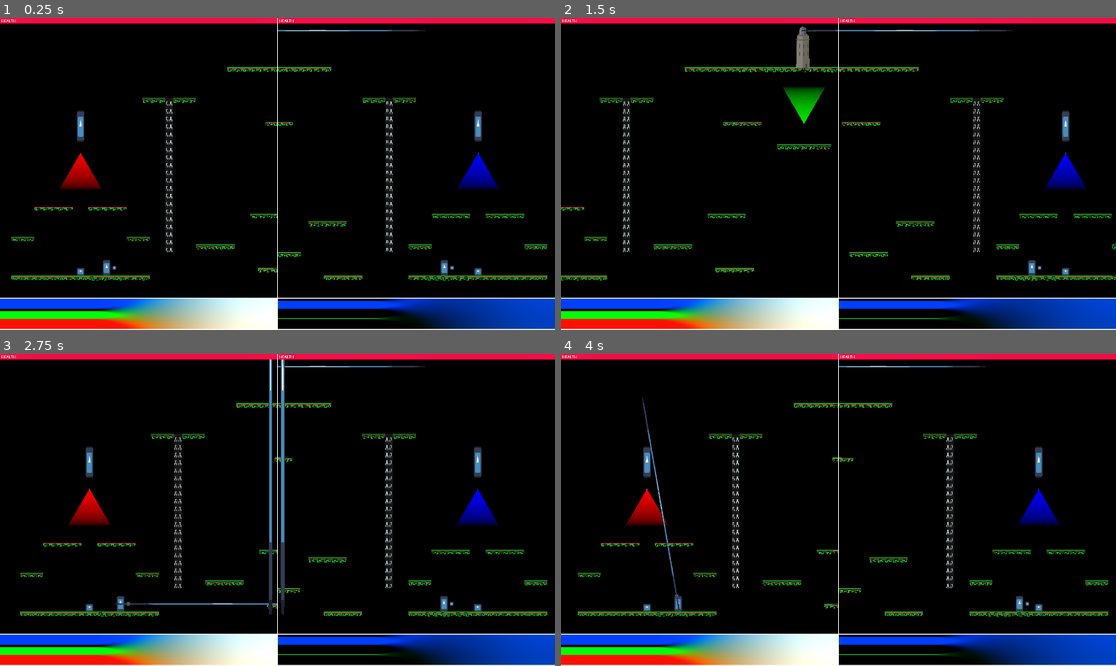
Above: before the commit, frames 1-4 (two rows, left to right).
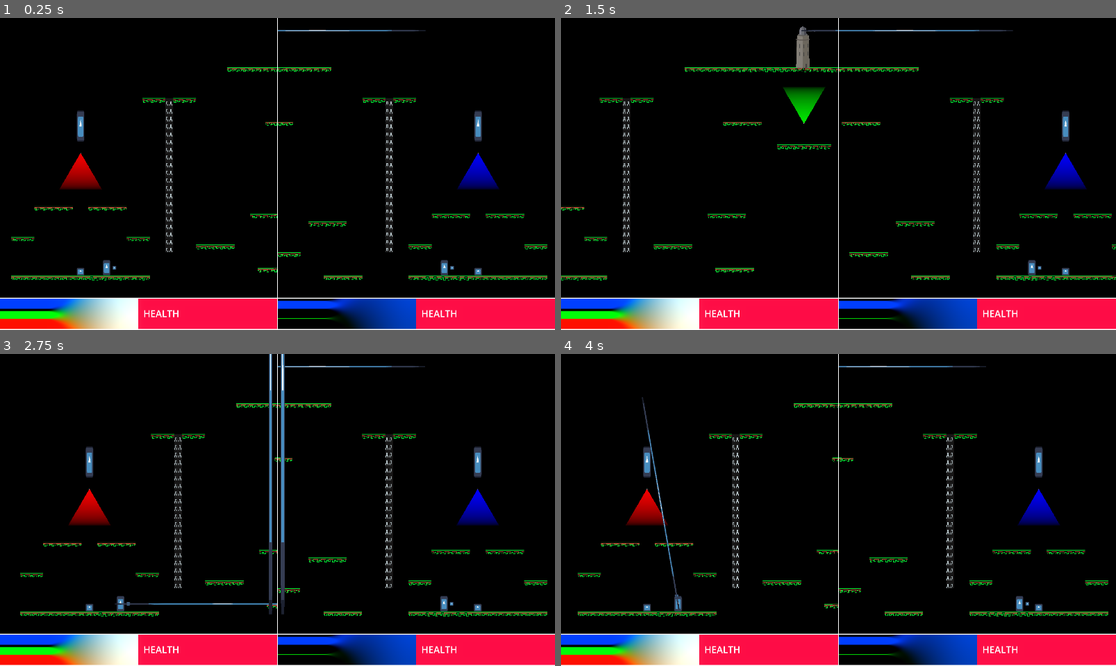
Above: after the commit, the same moments.

Repository: llhtimlam/UofT-GameJam
Game: Godot game, scene res://scenes/main.tscn
Two runs of this game, one before a commit and one after it. Both use one fixed random seed, a clock stepped at 60 frames per second and the inputs below. The engine's default icon, where the game draws it, is replaced by a stand-in: a white triangle on a blue panel in a dark square.
Inputs:
- Up to frame 1 (0.25 s): no input
- Up to frame 2 (1.5 s): tap Enter at 0.5 s; hold D (Player1_RIGHT) 0.53-1.28 s; tap G (Player1_DASH) at 0.6 s; tap F (Player1_JUMP) at 0.77 s; hold S (Player1_DOWN) from 1.28 s (still down); tap R (Player1_MELEE) at 1.35 s
- Up to frame 3 (2.75 s): tap F (Player1_JUMP) at 1.52 s; release S (Player1_DOWN) at 2.03 s; hold D (Player1_RIGHT) from 2.03 s (still down); tap T (Player1_SHOOT) at 2.1 s
- Up to frame 4 (4 s): release D (Player1_RIGHT) at 2.78 s; hold W (Player1_UP) 2.78-3.53 s; tap / (Player2_DASH) at 2.85 s; tap F (Player1_JUMP) at 3.02, 3.77 s; hold A (Player1_LEFT) from 3.53 s (still down); tap Down (Player2_DOWN) at 3.6 s

The runs differ from the first frame. In frame 1, 9.3% of the frame differs, in the area x 0-100%, y 0-100%; in frame 2, 9.3%; in frame 3, 9.3%; in frame 4, 9.3%.

Commit message:
ui changes

Diff:
--- a/paintball/scenes/game_scene/player_ui/player_ui.tscn
+++ b/paintball/scenes/game_scene/player_ui/player_ui.tscn
@@ -1,30 +1,59 @@
 [gd_scene format=3 uid="uid://dlf86r28uod0r"]
 
 [ext_resource type="Script" uid="uid://cqgmk6nonm5q7" path="res://scenes/game_scene/player_ui/label.gd" id="1_l4yx7"]
+[ext_resource type="Shader" uid="uid://b3vi2r6d6t7ja" path="res://assets/color_mix.gdshader" id="2_0v83j"]
+
+[sub_resource type="ShaderMaterial" id="ShaderMaterial_e4tt7"]
+shader = ExtResource("2_0v83j")
+shader_parameter/colors = Basis(1, 0, 0, 0, 1, 0, 0, 0, 1)
+shader_parameter/cur_col = Vector3(0, 0, 0)
 
 [node name="PlayerUI" type="Control" unique_id=2014902624]
 layout_mode = 3
+anchor_top = 0.9
 anchor_right = 0.499
-anchor_bottom = 0.897
+anchor_bottom = 0.997
+
+[node name="ColorRect" type="ColorRect" parent="." unique_id=1123238426]
+layout_mode = 1
+anchors_preset = -1
+anchor_left = 0.5
+anchor_right = 1.0
+anchor_bottom = 0.99200004
+color = Color(0, 0, 0, 1)
 
 [node name="ProgressBar" type="ColorRect" parent="." unique_id=187189309]
 clip_contents = true
 layout_mode = 1
 anchors_preset = -1
+anchor_left = 0.499
 anchor_right = 1.0
-anchor_bottom = 0.010000001
-offset_bottom = 11.625118
+anchor_bottom = 0.99700004
 grow_horizontal = 2
 grow_vertical = 2
 color = Color(1, 0.06279585, 0.26286736, 1)
 
 [node name="Label" type="Label" parent="ProgressBar" unique_id=2013049332]
 layout_mode = 1
-anchors_preset = 9
-anchor_bottom = 1.0
-offset_left = 5.0
-offset_right = 57.0
-offset_bottom = -0.25023842
+anchors_preset = -1
+anchor_left = 0.024
+anchor_right = 0.024
+anchor_bottom = 0.99500006
+offset_left = 7.4776917
+offset_top = -0.4000244
+offset_right = 156.47769
+offset_bottom = -0.023597717
 grow_vertical = 2
+theme_override_font_sizes/font_size = 39
 text = "HEALTH"
+vertical_alignment = 1
 script = ExtResource("1_l4yx7")
+
+[node name="Cols" type="ColorRect" parent="." unique_id=1156037636]
+material = SubResource("ShaderMaterial_e4tt7")
+layout_mode = 1
+anchors_preset = -1
+anchor_right = 0.499
+anchor_bottom = 0.997
+grow_horizontal = 2
+grow_vertical = 2
--- a/paintball/scenes/game_scene/ui.gd
+++ b/paintball/scenes/game_scene/ui.gd
@@ -1,8 +1,8 @@
 extends CanvasLayer
 
 # Color labels
-@onready var P1Cols: ColorRect = $P1Cols
-@onready var P2Cols: ColorRect = $P2Cols
+@onready var P1Cols: ColorRect = $PlayerUI1/Cols
+@onready var P2Cols: ColorRect = $PlayerUI2/Cols
 @export var red: Color = Color.RED
 @export var green: Color = Color.GREEN
 @export var blue: Color = Color.BLUE
@@ -25,10 +25,6 @@
 # UI
 @onready var healthbar1: ColorRect = $PlayerUI1/ProgressBar
 @onready var healthbar2: ColorRect = $PlayerUI2/ProgressBar
-#@onready var stunbar1: TextureProgressBar = $PlayerUI1/StunBar
-#@onready var stunbar2: TextureProgressBar = $PlayerUI2/StunBar
-#@onready var dashbar1: TextureProgressBar = $PlayerUI1/DashBar
-#@onready var dashbar2: TextureProgressBar = $PlayerUI2/DashBar
 
 # Called when the node enters the scene tree for the first time.
 func _ready() -> void:
@@ -38,6 +34,7 @@
 	var b = blue.srgb_to_linear()
 	var col_matrix = Basis(Vector3(r.r, r.g, r.b),Vector3(g.r, g.g, g.b),Vector3(b.r, b.g, b.b))
 	P1Cols.material.set_shader_parameter("colors", col_matrix)
+	P2Cols.material = P2Cols.material.duplicate()
 	P2Cols.material.set_shader_parameter("colors", col_matrix)
 
 	# Split screen
@@ -58,14 +55,8 @@
 	P2Cols.material.set_shader_parameter("cur_col", player_2_color/255.)
 
 	# Health
-	healthbar1.anchor_right = player1.HEALTH/100.
-	healthbar2.anchor_right = player2.HEALTH/100.
-
-	# Dash
-	#dashbar1.value = player1.dash_cd / player1.DASH_CD
-	#dashbar2.value = player2.dash_cd / player2.DASH_CD
-	#dashbar1.Location = player1.get_screen_transform().get_origin()
-	#dashbar2.Location = player2.get_screen_transform().get_origin() - Vector2(get_window().size.x*.501,0.)
+	healthbar1.anchor_right = .5 + .5 * (player1.HEALTH/100.)
+	healthbar2.anchor_right = .5 + .5 * player2.HEALTH/100.
 
 	# Split screen
 	var p1_prop = player1.get_screen_transform().get_origin()/Vector2(get_window().size)
--- a/paintball/scenes/game_scene/ui.tscn
+++ b/paintball/scenes/game_scene/ui.tscn
@@ -3,7 +3,6 @@
 [ext_resource type="Script" uid="uid://iy2r0q3mhbub" path="res://scenes/game_scene/ui.gd" id="1_om0p0"]
 [ext_resource type="PackedScene" uid="uid://dar61yhoanucs" path="res://scenes/game_scene/map.tscn" id="1_vc43c"]
 [ext_resource type="PackedScene" uid="uid://dlf86r28uod0r" path="res://scenes/game_scene/player_ui/player_ui.tscn" id="2_1e8iq"]
-[ext_resource type="Shader" uid="uid://b3vi2r6d6t7ja" path="res://assets/color_mix.gdshader" id="2_r2uu1"]
 
 [sub_resource type="Environment" id="Environment_6amc0"]
 background_mode = 3
@@ -26,16 +25,6 @@
 glow_levels/5 = 2.0
 glow_bloom = 0.1
 glow_hdr_threshold = 0.4
-
-[sub_resource type="ShaderMaterial" id="ShaderMaterial_6amc0"]
-shader = ExtResource("2_r2uu1")
-shader_parameter/colors = Basis(1, 0, 0, 0, 1, 0, 0, 0, 1)
-shader_parameter/cur_col = Vector3(0, 0, 0)
-
-[sub_resource type="ShaderMaterial" id="ShaderMaterial_om0p0"]
-shader = ExtResource("2_r2uu1")
-shader_parameter/colors = Basis(1, 0, 0, 0, 1, 0, 0, 0, 1)
-shader_parameter/cur_col = Vector3(0, 0, 0)
 
 [node name="UI" type="CanvasLayer" unique_id=2008955717]
 follow_viewport_enabled = true
@@ -102,22 +91,3 @@
 [node name="PlayerUI2" parent="." unique_id=927157008 instance=ExtResource("2_1e8iq")]
 anchor_left = 0.501
 anchor_right = 1.0
-
-[node name="P1Cols" type="ColorRect" parent="." unique_id=296962404]
-material = SubResource("ShaderMaterial_6amc0")
-anchors_preset = -1
-anchor_top = 0.9
-anchor_right = 0.499
-anchor_bottom = 0.997
-grow_horizontal = 2
-grow_vertical = 2
-
-[node name="P2Cols" type="ColorRect" parent="." unique_id=1447428091]
-material = SubResource("ShaderMaterial_om0p0")
-anchors_preset = -1
-anchor_left = 0.501
-anchor_top = 0.9
-anchor_right = 1.0
-anchor_bottom = 0.997
-grow_horizontal = 2
-grow_vertical = 2
